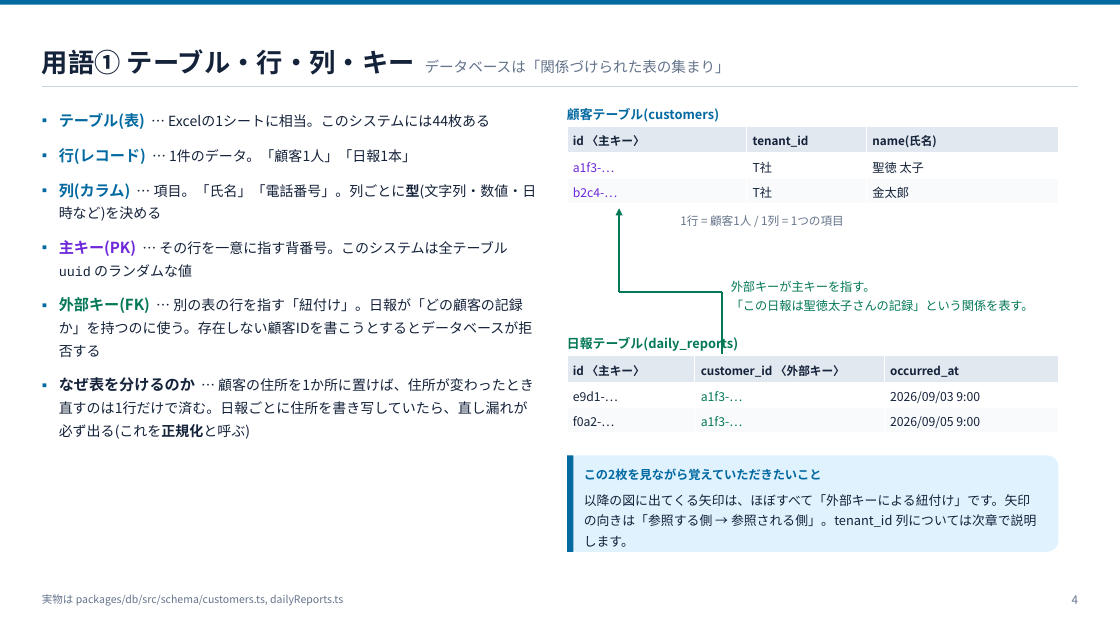
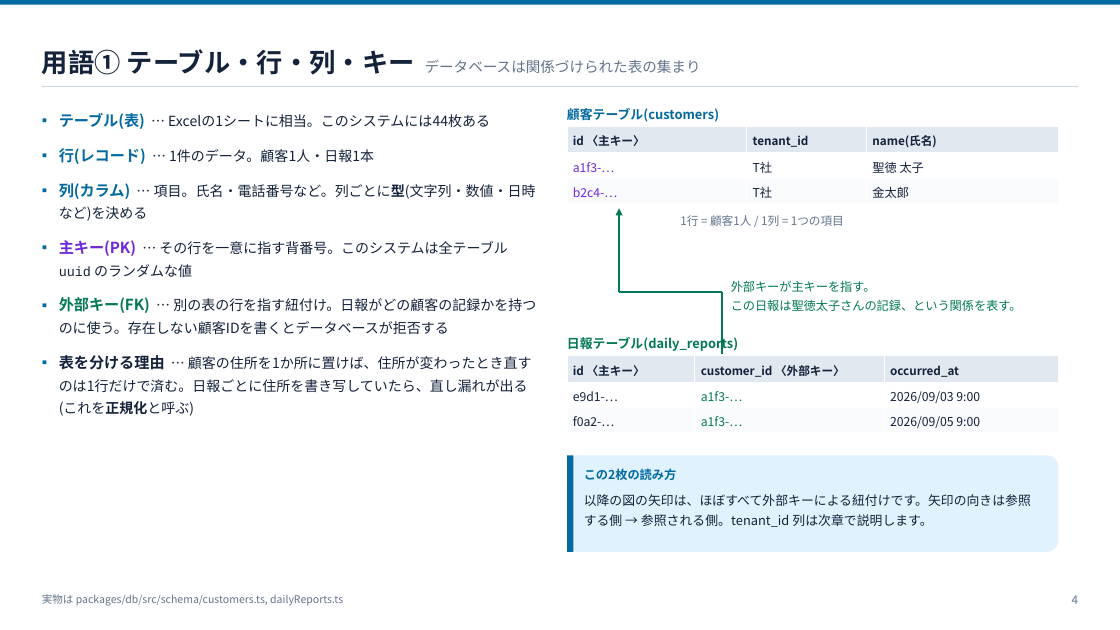
Before and after one commit to ohru131/katahimo-app, a slide deck: slide 4 of doc/slides/db-review.pptx. Drawn at 1120x630 pixels with LibreOffice and Linux fonts; fonts in the diff are those of the drawing. Boxes give left, top, right and bottom in pixels: in the first picture for what was removed or moved away, otherwise in the second. Text is boxed around its words. In the diff, an @@ line names an element or a change of style, - is before the commit and + after.

Commit message:
スライドの文言を、誇張や演出のない自然な日本語に直す (#23)
doc/slides の3資料(architecture / db-review / db-for-business)を生成する
scripts/slides/*.py の文字列を見直し、強調語・自己言及・標語・擬人化・
強調目的の「」を取り除いた。内容・数値・参照ラベルは不変。pptx を再生成し、
枚数(21 / 30 / 54)が変わらないことを確認。

```diff
--- a/doc/slides/db-review.pptx
+++ b/doc/slides/db-review.pptx
@@ text at bbox=[42, 49, 701, 75]: text changed @@
-用語① テーブル・行・列・キー データベースは「関係づけられた表の集まり」
+用語① テーブル・行・列・キー データベースは関係づけられた表の集まり
@@ text at bbox=[59, 148, 536, 221]: text changed @@
-▪ 行(レコード) … 1件のデータ。「顧客1人」「日報1本」
-▪ 列(カラム) … 項目。「氏名」「電話番号」。列ごとに型(文字列・数値・日時など)を決める
+▪ 行(レコード) … 1件のデータ。顧客1人・日報1本
+▪ 列(カラム) … 項目。氏名・電話番号など。列ごとに型(文字列・数値・日時など)を決める
@@ text at bbox=[59, 297, 536, 416]: text changed @@
-▪ 外部キー(FK) … 別の表の行を指す「紐付け」。日報が「どの顧客の記録か」を持つのに使う。存在しない顧客IDを書こうとするとデータベースが拒否する
-▪ なぜ表を分けるのか … 顧客の住所を1か所に置けば、住所が変わったとき直すのは1行だけで済む。日報ごとに住所を書き写していたら、直し漏れが必ず出る(これを正規化と呼ぶ)
+▪ 外部キー(FK) … 別の表の行を指す紐付け。日報がどの顧客の記録かを持つのに使う。存在しない顧客IDを書くとデータベースが拒否する
+▪ 表を分ける理由 … 顧客の住所を1か所に置けば、住所が変わったとき直すのは1行だけで済む。日報ごとに住所を書き写していたら、直し漏れが出る(これを正規化と呼ぶ)
@@ text at bbox=[731, 280, 1022, 311]: text changed @@
-外部キーが主キーを指す。
-「この日報は聖徳太子さんの記録」という関係を表す。
+外部キーが主キーを指す。
+この日報は聖徳太子さんの記録、という関係を表す。
@@ text at bbox=[584, 468, 676, 480]: text changed @@
-この2枚を見ながら覚えていただきたいこと
+この2枚の読み方
@@ text at bbox=[584, 494, 1031, 527]: text changed @@
-以降の図に出てくる矢印は、ほぼすべて「外部キーによる紐付け」です。矢印の向きは「参照する側 → 参照される側」。tenant_id 列については次章で説明します。
+以降の図の矢印は、ほぼすべて外部キーによる紐付けです。矢印の向きは参照する側 → 参照される側。tenant_id 列は次章で説明します。
```
Also in this commit, not shown: 25 other slides changed, 6 other files.
